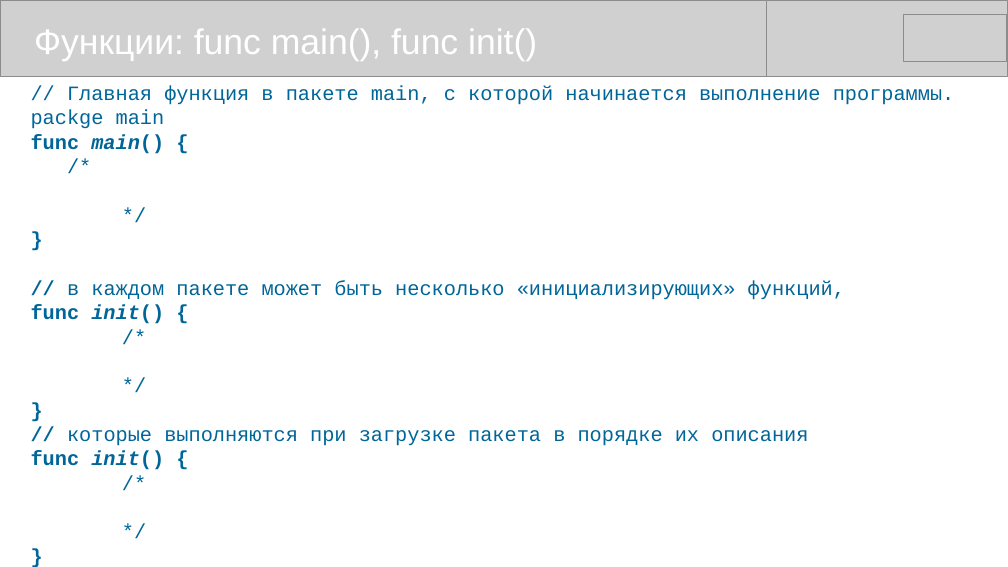
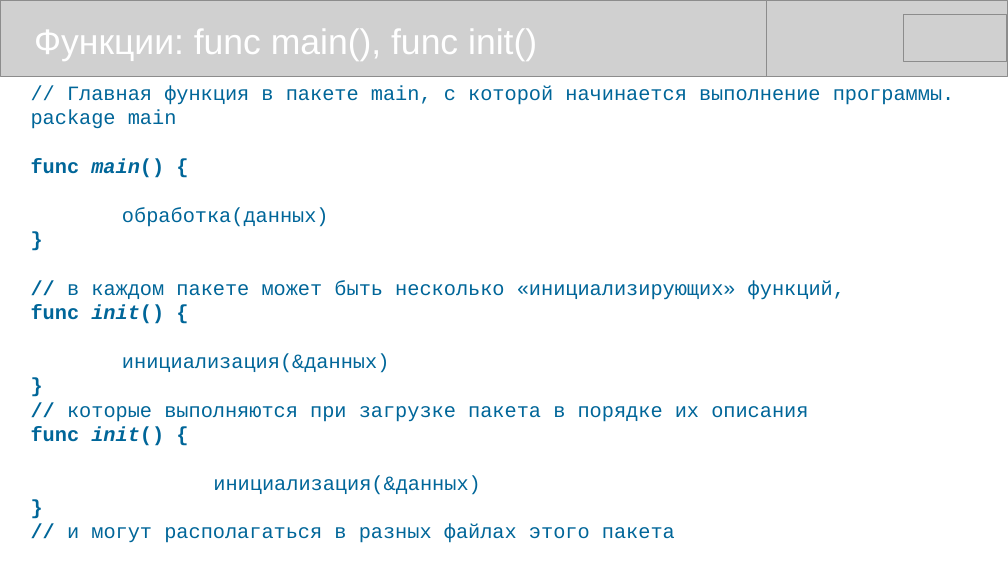
Before and after one commit to mike-shock/Go_language, a slide deck: slide 24 of Go_Review.odp. Drawn at 1008x567 pixels with LibreOffice and Linux fonts; fonts in the diff are those of the drawing; grey boxes stand for pictures. Boxes give left, top, right and bottom in pixels: in the first picture for what was removed or moved away, otherwise in the second. Text is boxed around its words. In the diff, an @@ line names an element or a change of style, - is before the commit and + after.

```diff
--- a/Go_Review.odp
+++ b/Go_Review.odp
@@ text at [31,110,177,129]: text changed @@
-packge main
+package main
@@ text at [122,207,329,227]: text changed @@
-/*
-*/
+обработка(данных)
@@ text at [122,354,389,373]: text changed @@
-/*
-*/
+инициализация(&данных)
@@ text at [213,475,480,495]: text changed @@
-/*
-*/
+инициализация(&данных)
@@ text at [67,524,675,543]: paragraph added @@
+// и могут располагаться в разных файлах этого пакета
```
Also in this commit, not shown: 4 other slides changed.
